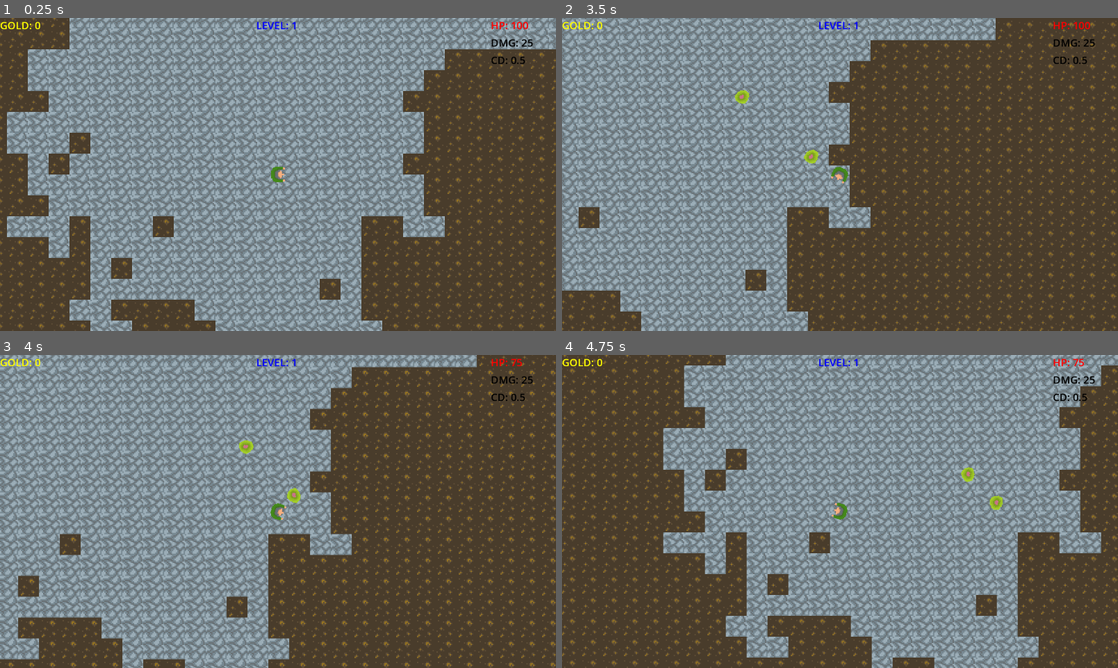
Above: before the commit, frames 1-4 (two rows, left to right).
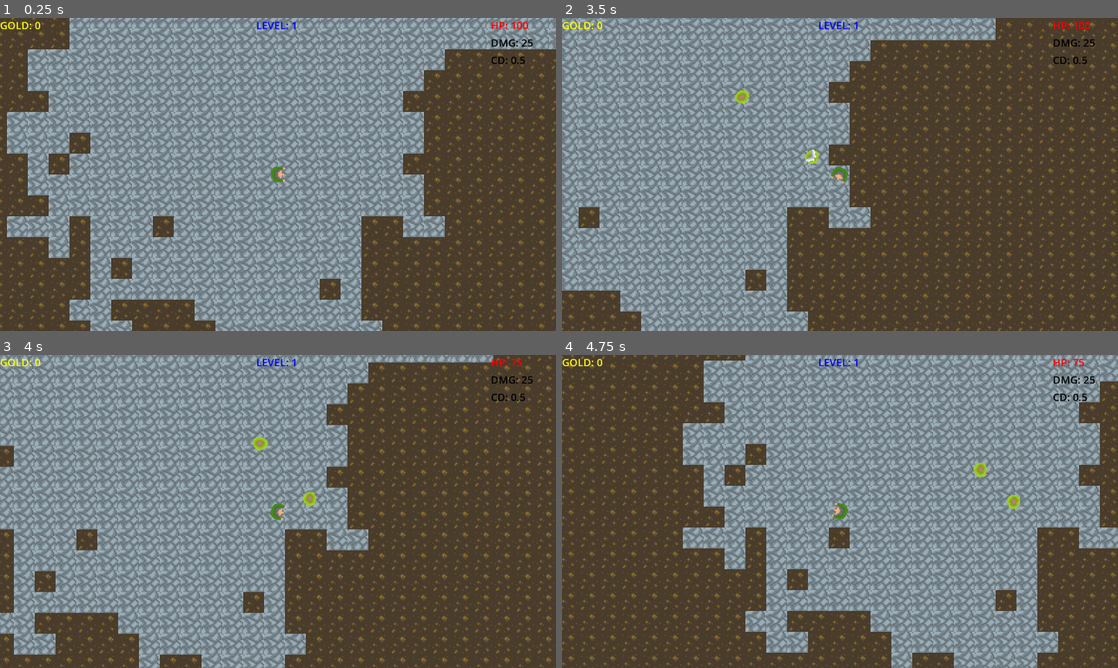
Above: after the commit, the same moments.

Repository: proman3419/roguelike
Game: Godot game, scene res://scenes/main.tscn
Same seed, same stepped clock (60 frames per second), same inputs: the game is played once before the commit and once after it.
Inputs (mouse positions are in pixels of both pictures, inside the frame that each line leads up to):
- Up to frame 1 (0.25 s): no input
- Up to frame 2 (3.5 s): tap Enter at 0.5 s; move the mouse to (962, 158) at 0.52 s; hold D (right) 0.53-1.28 s; click (962, 158) at 0.6 s; move the mouse to (728, 190) at 1.27 s; hold S (down) 1.28-2.03 s; click (728, 190) at 1.35 s; move the mouse to (895, 105) at 2.02 s; hold D (right) 2.03-2.78 s; click (895, 105) at 2.1 s; move the mouse to (812, 237) at 2.77 s; hold W (up) from 2.78 s (still down); click (812, 237) at 2.85 s
- Up to frame 3 (4 s): move the mouse to (444, 558) at 3.52 s; release W (up) at 3.53 s; hold A (left) from 3.53 s (still down); click (444, 558) at 3.6 s
- Up to frame 4 (4.75 s): keep holding A (left); move the mouse to (673, 464) at 4.27 s; click (673, 464) at 4.35 s

Frame 1 is identical in both runs. In frame 2, less than 0.1% of the frame differs, in the area x 43-47%, y 42-47%; in frame 3, 39%; in frame 4, 46%, in the area x 0-100%, y 0-100%.

Commit message:
Powerups sprites overhaul

Diff:
--- a/scenes/characters/enemy.tscn
+++ b/scenes/characters/enemy.tscn
@@ -4,10 +4,10 @@
 [ext_resource type="Texture2D" uid="uid://6qn8canp5clq" path="res://assets/characters/enemy.png" id="1_xl3b7"]
 
 [sub_resource type="RectangleShape2D" id="RectangleShape2D_6btiu"]
-size = Vector2(16, 16)
+size = Vector2(12, 13.3333)
 
 [sub_resource type="RectangleShape2D" id="RectangleShape2D_stb47"]
-size = Vector2(16, 16)
+size = Vector2(12, 13.3333)
 
 [sub_resource type="CircleShape2D" id="CircleShape2D_k83vb"]
 radius = 88.0057
@@ -22,6 +22,7 @@
 texture = ExtResource("1_xl3b7")
 
 [node name="CollisionShape2D" type="CollisionShape2D" parent="."]
+position = Vector2(-0.666667, 0)
 shape = SubResource("RectangleShape2D_6btiu")
 
 [node name="NavigationAgent2D" type="NavigationAgent2D" parent="."]
@@ -33,6 +34,7 @@
 [node name="hitbox" type="Area2D" parent="."]
 
 [node name="CollisionShape2D" type="CollisionShape2D" parent="hitbox"]
+position = Vector2(-0.666667, 0)
 shape = SubResource("RectangleShape2D_stb47")
 
 [node name="detection_area" type="Area2D" parent="."]
--- a/scenes/hud.tscn
+++ b/scenes/hud.tscn
@@ -1,8 +1,6 @@
-[gd_scene load_steps=4 format=3 uid="uid://qajmqhslusky"]
+[gd_scene load_steps=2 format=3 uid="uid://qajmqhslusky"]
 
 [ext_resource type="Script" path="res://scripts/hud.gd" id="1_rsmco"]
-[ext_resource type="Texture2D" uid="uid://bmnfg3j07swd1" path="res://assets/tiles/gold.png" id="2_agv1r"]
-[ext_resource type="Texture2D" uid="uid://bdssm00gyl5mp" path="res://assets/tiles/health.png" id="3_hqo2s"]
 
 [node name="Hud" type="CanvasLayer"]
 script = ExtResource("1_rsmco")
@@ -104,7 +102,6 @@
 offset_bottom = 20.0
 grow_horizontal = 2
 grow_vertical = 2
-texture_normal = ExtResource("2_agv1r")
 stretch_mode = 0
 
 [node name="PowerupText1" type="RichTextLabel" parent="."]
@@ -135,7 +132,6 @@
 offset_bottom = 20.0
 grow_horizontal = 2
 grow_vertical = 2
-texture_normal = ExtResource("3_hqo2s")
 stretch_mode = 0
 
 [node name="PowerupText2" type="RichTextLabel" parent="."]
@@ -166,7 +162,6 @@
 offset_bottom = 20.0
 grow_horizontal = 2
 grow_vertical = 2
-texture_normal = ExtResource("2_agv1r")
 stretch_mode = 0
 
 [node name="PowerupText3" type="RichTextLabel" parent="."]
--- a/scenes/main.tscn
+++ b/scenes/main.tscn
@@ -1,21 +1,12 @@
-[gd_scene load_steps=20 format=3 uid="uid://c7wi5ui6dredy"]
+[gd_scene load_steps=14 format=3 uid="uid://c7wi5ui6dredy"]
 
-[ext_resource type="Texture2D" uid="uid://bkksfml25334v" path="res://assets/tiles/door.png" id="1_oauld"]
 [ext_resource type="Script" path="res://scripts/main.gd" id="1_uoe6u"]
 [ext_resource type="Texture2D" uid="uid://6qn8canp5clq" path="res://assets/characters/enemy.png" id="2_8qr8x"]
 [ext_resource type="Texture2D" uid="uid://dvk47umh1ww41" path="res://assets/tiles/floor.png" id="3_eiuga"]
-[ext_resource type="Texture2D" uid="uid://bmnfg3j07swd1" path="res://assets/tiles/gold.png" id="4_ur1iy"]
-[ext_resource type="Texture2D" uid="uid://bdssm00gyl5mp" path="res://assets/tiles/health.png" id="5_ievob"]
 [ext_resource type="Texture2D" uid="uid://cibiuikr55x4g" path="res://assets/characters/player.png" id="6_34jwm"]
 [ext_resource type="Texture2D" uid="uid://bimemprha4xd" path="res://assets/tiles/wall.png" id="7_ca3s0"]
 [ext_resource type="PackedScene" uid="uid://cr5ht1sbklutd" path="res://scenes/characters/player.tscn" id="8_ukqov"]
 [ext_resource type="PackedScene" uid="uid://qajmqhslusky" path="res://scenes/hud.tscn" id="10_ogsdf"]
-
-[sub_resource type="TileSetAtlasSource" id="TileSetAtlasSource_qjkhi"]
-texture = ExtResource("1_oauld")
-0:0/0 = 0
-0:0/0/physics_layer_0/linear_velocity = Vector2(0, 0)
-0:0/0/physics_layer_0/angular_velocity = 0.0
 
 [sub_resource type="TileSetAtlasSource" id="TileSetAtlasSource_foqlp"]
 texture = ExtResource("2_8qr8x")
@@ -37,18 +28,6 @@
 0:0/0/physics_layer_0/angular_velocity = 0.0
 0:0/0/navigation_layer_0/polygon = SubResource("NavigationPolygon_x46s0")
 
-[sub_resource type="TileSetAtlasSource" id="TileSetAtlasSource_eapdu"]
-texture = ExtResource("4_ur1iy")
-0:0/0 = 0
-0:0/0/physics_layer_0/linear_velocity = Vector2(0, 0)
-0:0/0/physics_layer_0/angular_velocity = 0.0
-
-[sub_resource type="TileSetAtlasSource" id="TileSetAtlasSource_2fi4f"]
-texture = ExtResource("5_ievob")
-0:0/0 = 0
-0:0/0/physics_layer_0/linear_velocity = Vector2(0, 0)
-0:0/0/physics_layer_0/angular_velocity = 0.0
-
 [sub_resource type="TileSetAtlasSource" id="TileSetAtlasSource_e4x7i"]
 texture = ExtResource("6_34jwm")
 0:0/0 = 0
@@ -65,11 +44,8 @@
 [sub_resource type="TileSet" id="TileSet_31pv2"]
 physics_layer_0/collision_layer = 1
 navigation_layer_0/layers = 1
-sources/0 = SubResource("TileSetAtlasSource_qjkhi")
 sources/1 = SubResource("TileSetAtlasSource_foqlp")
 sources/2 = SubResource("TileSetAtlasSource_ju0uj")
-sources/3 = SubResource("TileSetAtlasSource_eapdu")
-sources/4 = SubResource("TileSetAtlasSource_2fi4f")
 sources/5 = SubResource("TileSetAtlasSource_e4x7i")
 sources/6 = SubResource("TileSetAtlasSource_nro6u")
 
--- a/scripts/hud.gd
+++ b/scripts/hud.gd
@@ -7,10 +7,10 @@
 @onready var main: Main = get_parent()
 var powerup_pressed = false
 var powerup_names = ["health", "gold", "damage", "cooldown"]
-var powerup_textures = [preload("res://assets/tiles/health.png"),
-						preload("res://assets/tiles/gold.png"),
-						preload("res://assets/tiles/door.png"),
-						preload("res://assets/tiles/floor.png")]
+var powerup_textures = [preload("res://assets/powerups/health.png"),
+						preload("res://assets/powerups/gold.png"),
+						preload("res://assets/powerups/damage.png"),
+						preload("res://assets/powerups/cooldown.png")]
 var powerup_min_vals = [10, 10, 25, 0.1]
 var powerup_max_vals = [50, 200, 50, 0.4]
 
Binary file added: assets/powerups/cooldown.png
Not shown, added: assets/powerups/cooldown.png.import
Binary file added: assets/powerups/damage.png
Not shown, changed: assets/powerups/damage.png.import
Binary file added: assets/powerups/gold.png
Not shown, changed: assets/powerups/gold.png.import
Binary file added: assets/powerups/health.png
Not shown, changed: assets/powerups/health.png.import
Binary file removed: assets/tiles/door.png
Binary file removed: assets/tiles/gold.png
Binary file removed: assets/tiles/health.png
